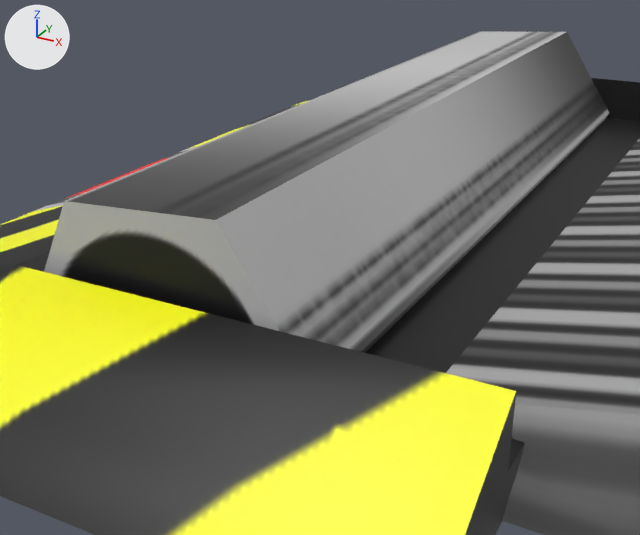
What one commit did to the FBX model Sonic Adventure/Assets/Models/Booster.fbx.
One viewpoint serves both versions: a 50 mm lens placed at (7.432, 13.526, -5.463), pointed at (7.282, 13.798, -5.599). Arrows for +X, +Y and +Z are at upper left; the lights stay in place. Where no turn or scale is listed for an object, it has been applied to the vertices.

Names of what the first picture shows: 'Booster1_pCube2', 'pCylinder1'.
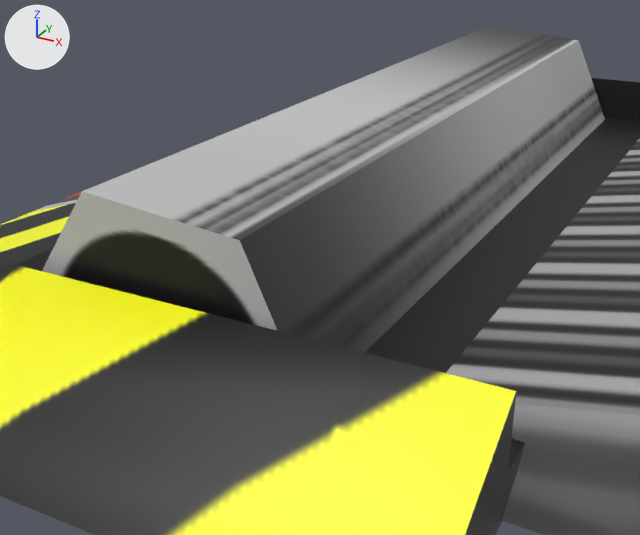
What the commit changed:
Object 'pCylinder1' (ob_pcylinder1) turns from (90, 0, 56) to (90, 0, 5) degrees about x, y and z.

Changed parts and their boxes (x1, y1, x2, y2) in the pictures (640 x 535 px):
'pCylinder1', turned
    before: (44, 31, 609, 353)
    after: (42, 25, 605, 353)
